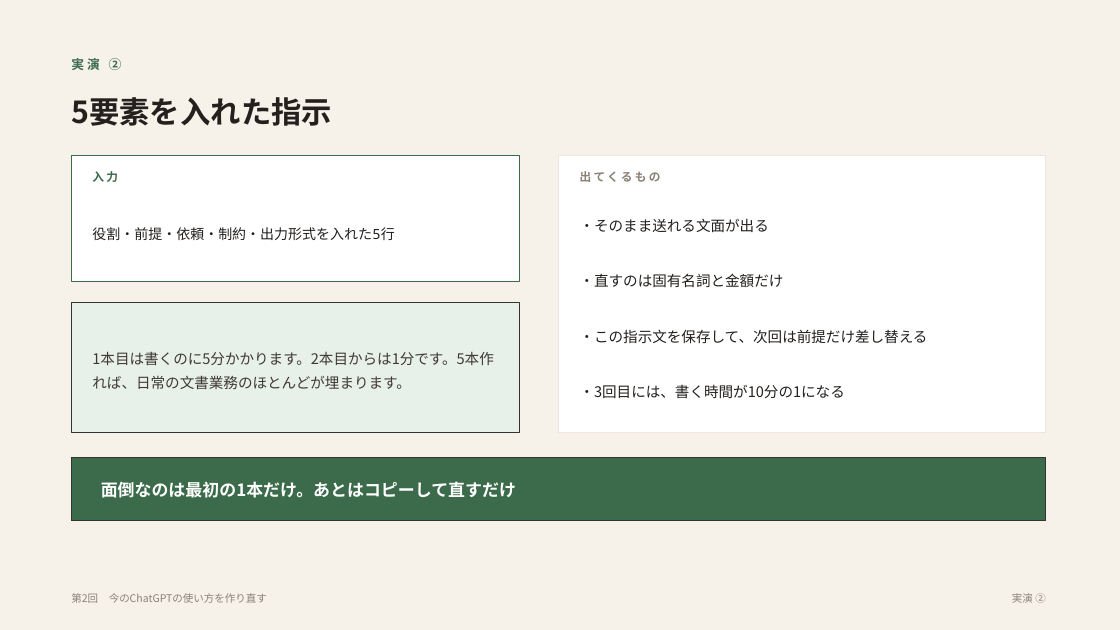
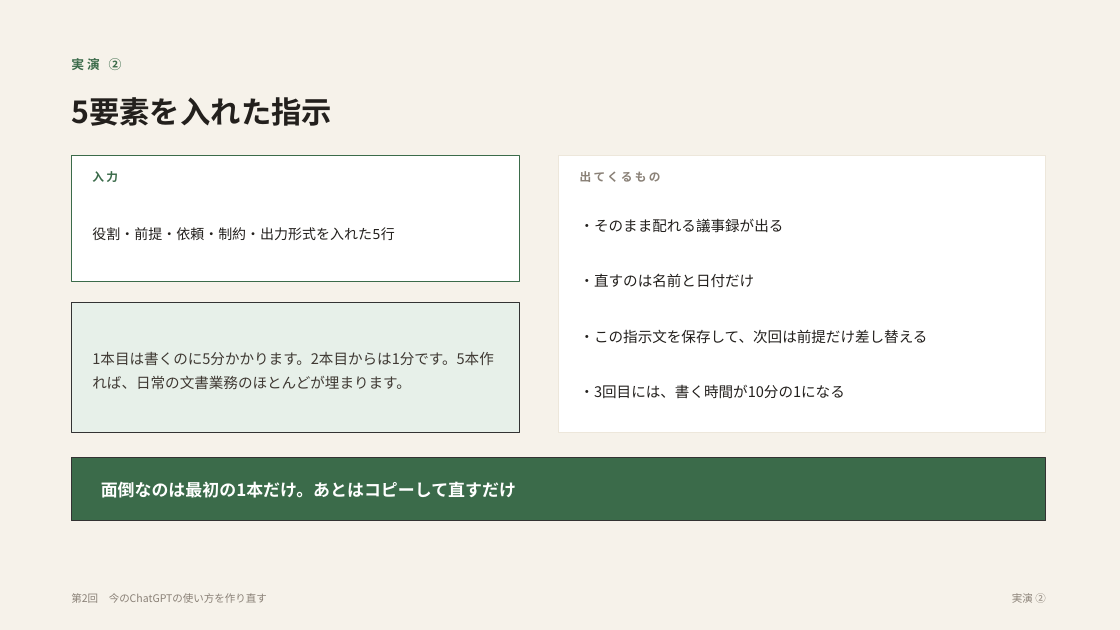
Before and after one commit to yusuke-aoki-bit/founders-ai-program, a slide deck: slide 7 of slides/pptx/第02回_今のChatGPTの使い方を作り直す.pptx. Drawn at 1120x630 pixels with LibreOffice and Linux fonts; fonts in the diff are those of the drawing. Boxes give left, top, right and bottom in pixels: in the first picture for what was removed or moved away, otherwise in the second. Text is boxed around its words. In the diff, an @@ line names an element or a change of style, - is before the commit and + after.

```diff
--- a/slides/pptx/第02回_今のChatGPTの使い方を作り直す.pptx
+++ b/slides/pptx/第02回_今のChatGPTの使い方を作り直す.pptx
@@ text at bbox=[580, 218, 784, 233]: text changed @@
-・そのまま送れる文面が出る
+・そのまま配れる議事録が出る
@@ text at bbox=[580, 273, 755, 288]: text changed @@
-・直すのは固有名詞と金額だけ
+・直すのは名前と日付だけ
```
Also in this commit, not shown: 6 other slides changed, 2 other files.
